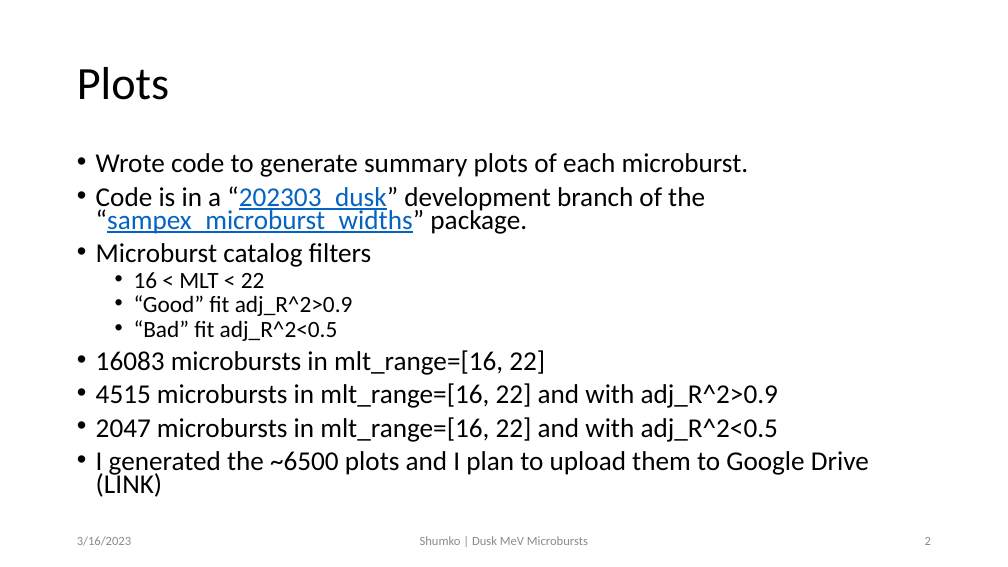
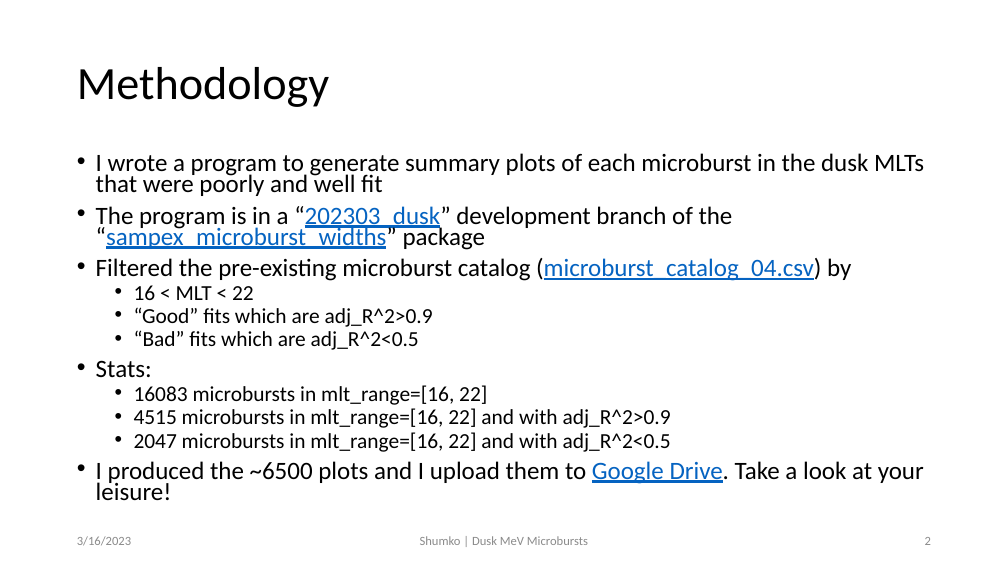
Before and after one commit to mshumko/sampex_microburst_widths, a slide deck: slide 2 of reports/20230316_dusk_microbursts.pptx. Drawn at 1008x567 pixels with LibreOffice and Linux fonts; fonts in the diff are those of the drawing. Boxes give left, top, right and bottom in pixels: in the first picture for what was removed or moved away, otherwise in the second. Text is boxed around its words. In the diff, an @@ line names an element or a change of style, - is before the commit and + after.

Commit message:
Updated presentation.

```diff
--- a/reports/20230316_dusk_microbursts.pptx
+++ b/reports/20230316_dusk_microbursts.pptx
@@ title at (77, 67, 329, 107): text changed @@
-Plots
+Methodology
@@ text at (96, 153, 924, 281): text changed; size 25.9 to 23.8 pt @@
-• Wrote code to generate summary plots of each microburst.
-• Code is in a “202303_dusk” development branch of the “sampex_microburst_widths” package.
-• Microburst catalog filters
+• I wrote a program to generate summary plots of each microburst in the dusk MLTs that were poorly and well fit
+• The program is in a “202303_dusk” development branch of the “sampex_microburst_widths” package
+• Filtered the pre-existing microburst catalog (microburst_catalog_04.csv) by
@@ text at (134, 285, 671, 452): size 22.2 to 20.4 pt in "16 < MLT < 22"; size 25.9 to 20.4 pt in "16083 microbursts in mlt_range=[16, 22]", "4515 microbursts in mlt_range=[16, 22] and with ...", "2047 microbursts in mlt_range=[16, 22] and with ..."; list level 1 to 2 in "16083 microbursts in mlt_range=[16, 22]"; list level 1 to 2 in "4515 microbursts in mlt_range=[16, 22] ..."; list level 1 to 2 in "2047 microbursts in mlt_range=[16, 22] ..." @@
@@ text at (96, 307, 433, 377): text changed; size 22.2 to 20.4 pt @@
-  • “Good” fit adj_R^2>0.9
-  • “Bad” fit adj_R^2<0.5
+  • “Good” fits which are adj_R^2>0.9
+  • “Bad” fits which are adj_R^2<0.5
+• Stats:
@@ text at (96, 461, 924, 501): text changed; size 25.9 to 23.8 pt @@
-• I generated the ~6500 plots and I plan to upload them to Google Drive (LINK)
+• I produced the ~6500 plots and I upload them to Google Drive. Take a look at your leisure!
```
Also in this commit, not shown: 2 other slides changed, 7 slides added, 7 other files.
